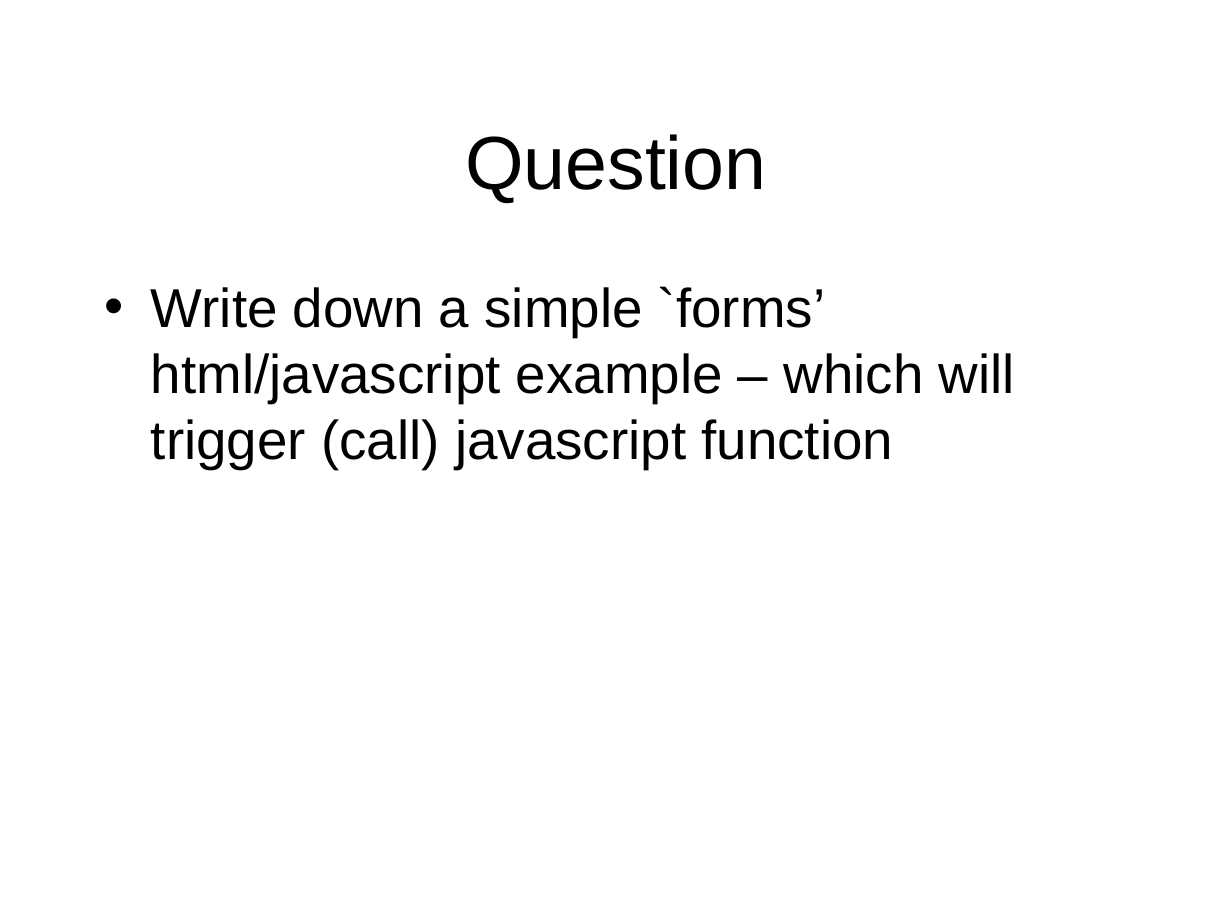
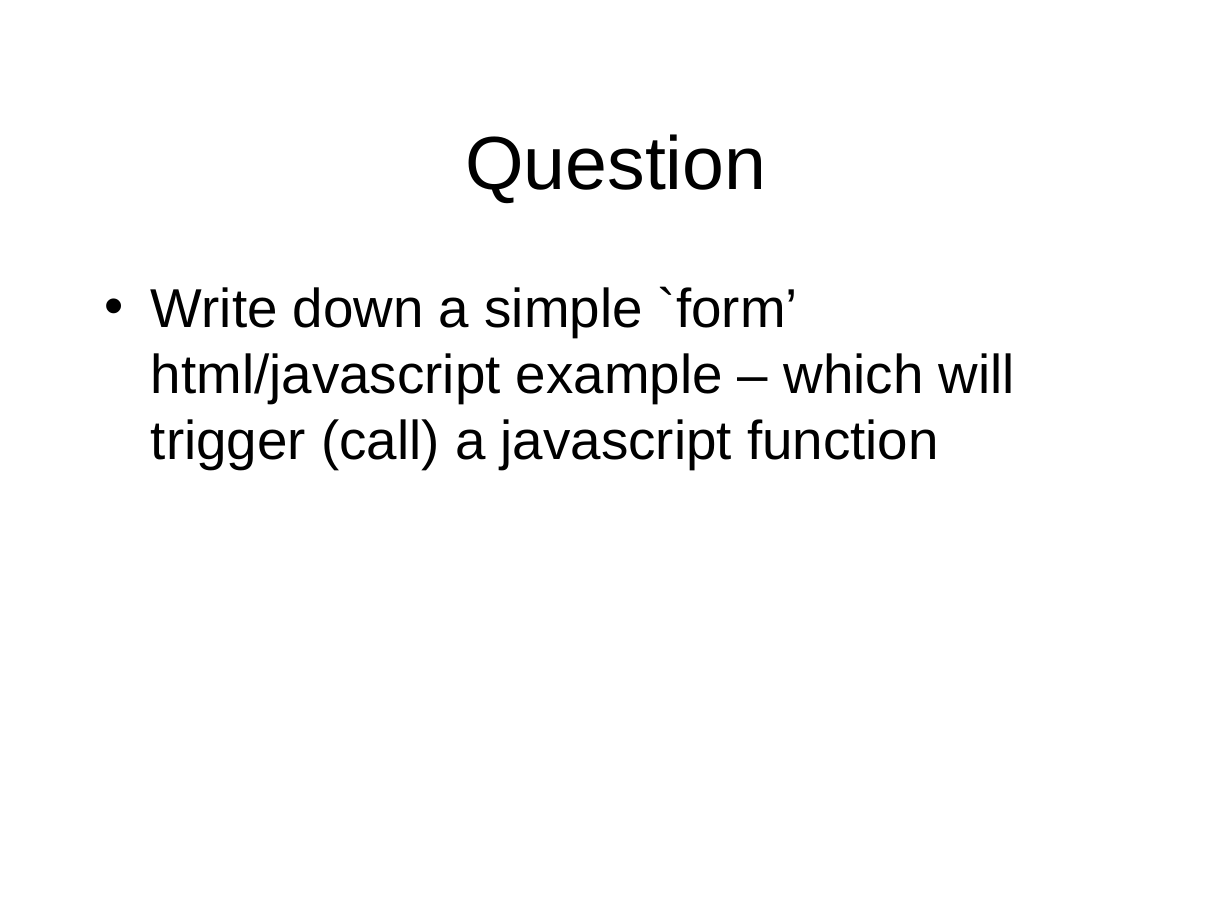
Before and after one commit to octaviordz/zjnu2017.github.io, a slide deck: slide 3 of WAD/lectures/120--Javascript.Events.pptx. Drawn at 1232x924 pixels with LibreOffice and Linux fonts; fonts in the diff are those of the drawing. Boxes give left, top, right and bottom in pixels: in the first picture for what was removed or moved away, otherwise in the second. Text is boxed around its words. In the diff, an @@ line names an element or a change of style, - is before the commit and + after.

```diff
--- a/WAD/lectures/120--Javascript.Events.pptx
+++ b/WAD/lectures/120--Javascript.Events.pptx
@@ text at <box>151,286,1015,469</box>: text changed @@
-• Write down a simple `forms’ html/javascript example – which will trigger (call) javascript function
+• Write down a simple `form’ html/javascript example – which will trigger (call) a javascript function
```
Also in this commit, not shown: 1 other file.
